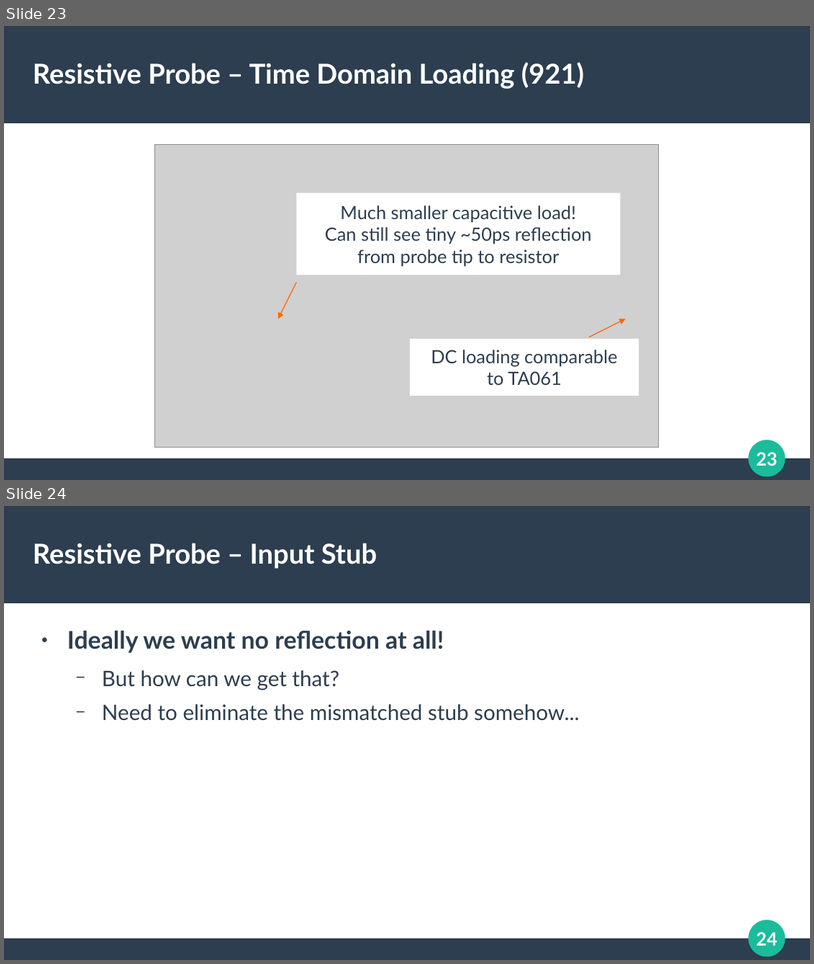
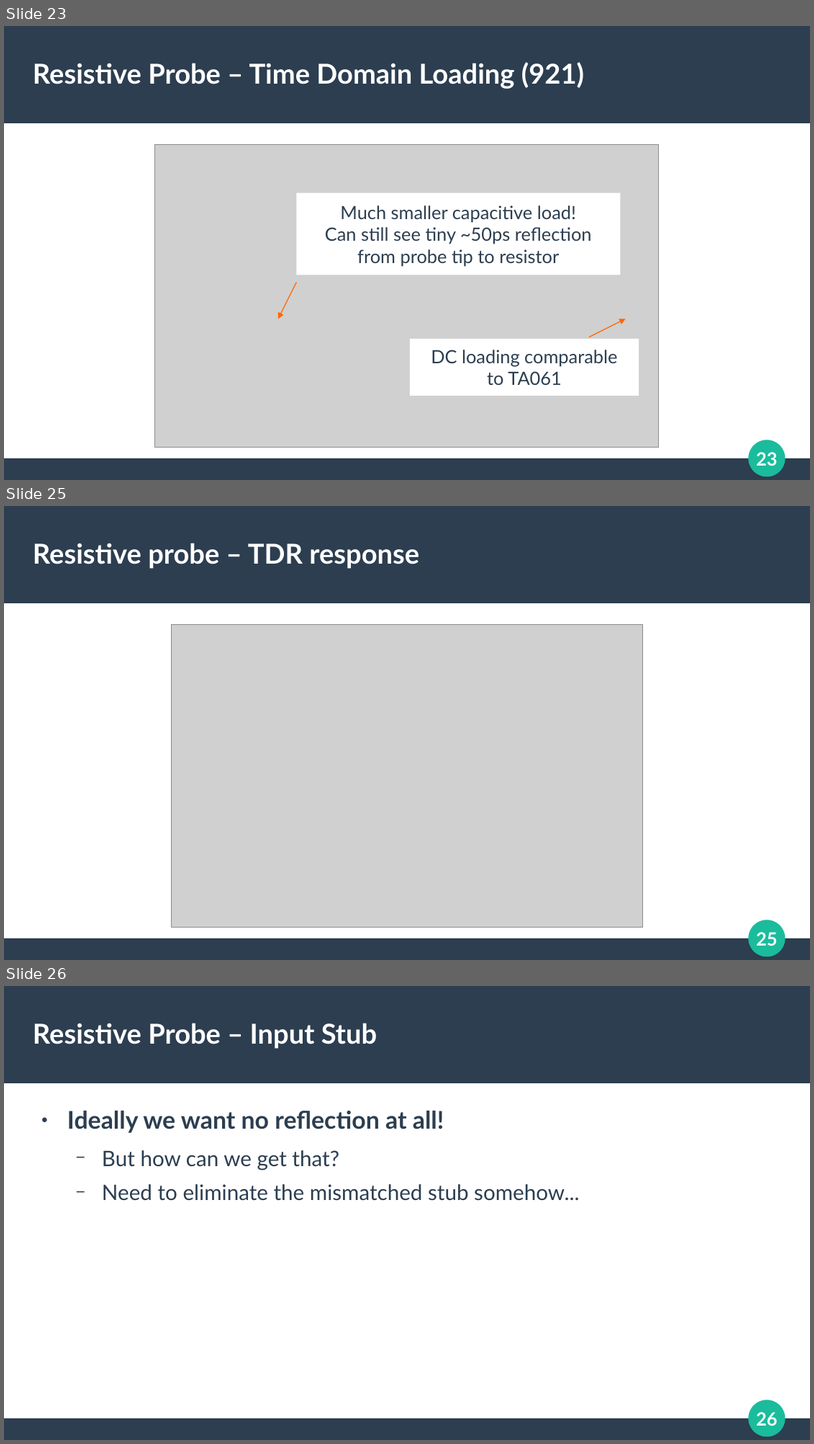
Before and after one commit to azonenberg/electronics-training, a slide deck: oscilloscope-probing/sec03-resistive.odp. Shown one above the other, each under a label of ours: slides 23 and 24 before the commit, slides 23, 25 and 26 after it; the slides between them are not shown. The pictures are 814x964 and 814x1444 pixels, drawn with LibreOffice and Linux fonts; fonts in the diff are those of the drawing; grey boxes stand for pictures. Boxes give left, top, right and bottom in pixels: in the first picture for what was removed or moved away, otherwise in the second. Text is boxed around its words. In the diff, an @@ line names an element or a change of style, - is before the commit and + after.

Commit message:
Started adding TDR response data

```diff
--- a/oscilloscope-probing/sec03-resistive.odp
+++ b/oscilloscope-probing/sec03-resistive.odp
@@ slide 25 added at [4,506,810,960], background #FFFFFF; not listed: 4 template elements that a slide beside it also shows @@
@@ title added at [33,543,419,569], 27 pt, text #FFFFFF, bold @@
+Resistive probe – TDR response
@@ picture added at [172,625,643,926] @@
@@ what was slide 24 is now slide 26 @@
@@ page number at [756,1412,777,1425]: text changed @@
-24
+26
```
Also in this commit, not shown: 1 other slide added, 43 other files.
